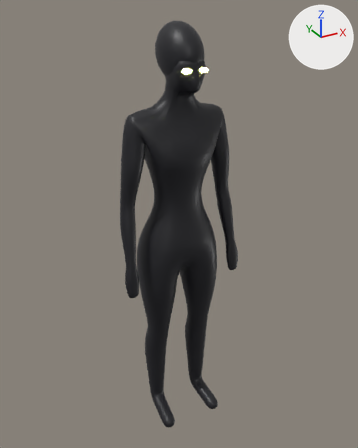
One commit to the glTF model klangviz/src/jsMain/resources/liveact/notstrom/sirene.glb: the scene before it, then after it.
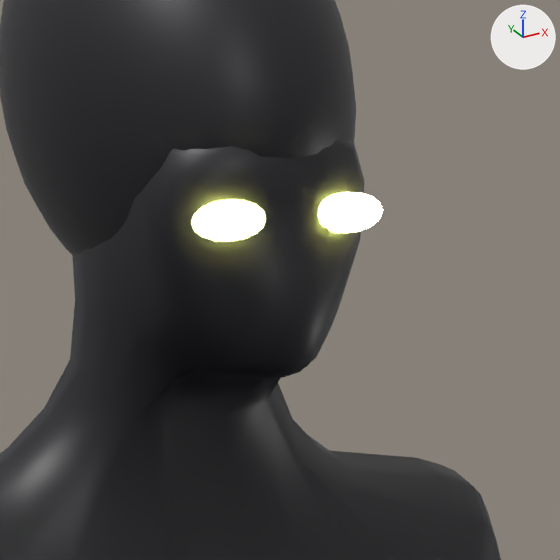
Old and new are each drawn whole from a 50 mm lens placed at (-0.891, -1.631, 1.75), pointed at (0.013, 0.012, 0.928) and again close up on the part from 43% to 65% of the width and 9% to 26% of the height. Lighting does not change. The marker at upper right points along +X, +Y and +Z. The first two pictures are the older version.

The first close-up shows 'sirene'.
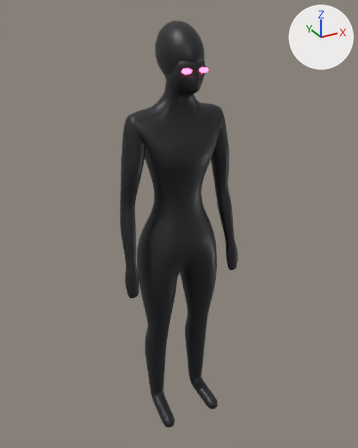
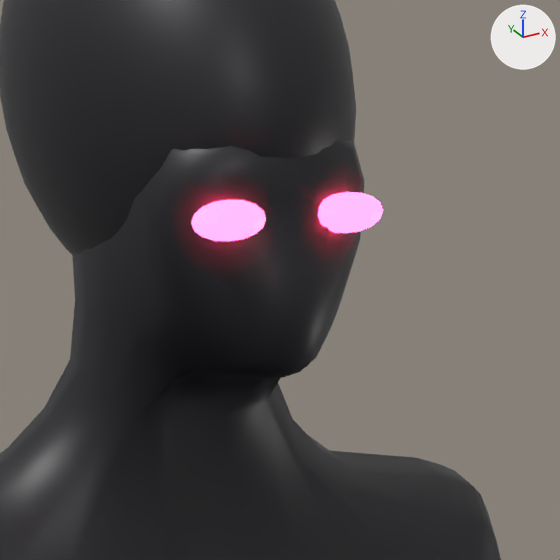
What differs and where, as boxes (x1, y1, x2, y2) in the close-ups (560 x 560 px):
```json
{"object": "sirene", "change": "recoloured", "before": [173, 167, 383, 275], "after": [173, 167, 383, 275]}
```

Edits to the scene script, one JSON object a line:
```json
{"op": "set", "path": "mat_sirene_eyes.emission_color", "old": "(0.9, 1.0, 0.2)", "new": "(1.0, 0.02, 0.09)", "note": "yellow #f3ff7c -> red #ff2755"}
```
